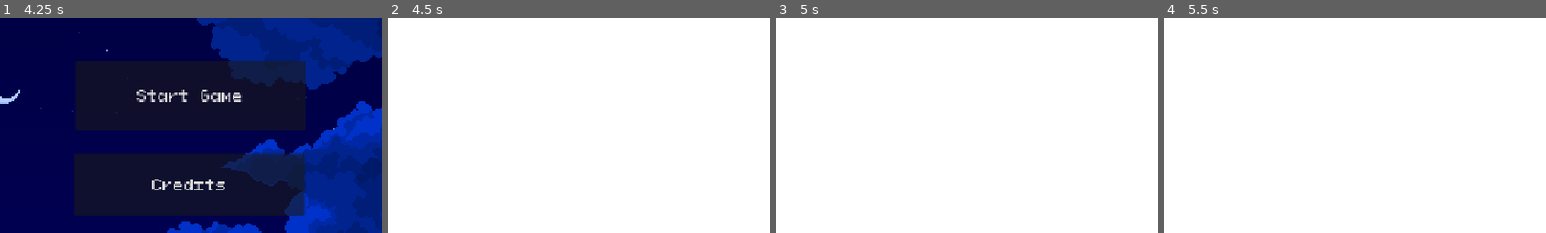
Above: before the commit, frames 1-4 (left to right).
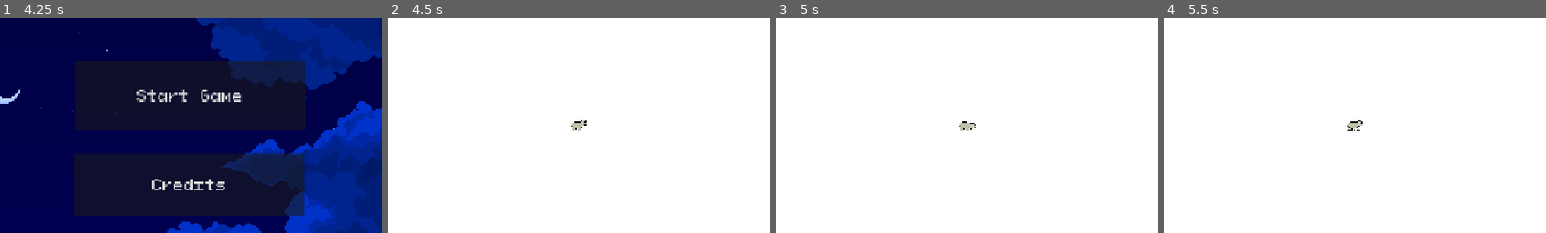
Above: after the commit, the same moments.

Repository: teagan-git-hub/goat_game
Game: Godot game, scene res://Scenes/splash_screen.tscn
The game is run twice, just before and just after one commit, with the same random seed, the same clock (stepped at 60 frames per second) and the same inputs.
Inputs:
- Up to frame 1 (4.25 s): hold Right (right) 0.53-1.28 s; hold Down (down) 1.28-2.03 s; hold Right (right) 2.03-2.78 s; hold Up (up) 2.78-3.53 s; hold Left (left) from 3.53 s (still down)
- Up to frame 2 (4.5 s): release Left (left) at 4.25 s; click "Start Game" at 4.25 s
- Up to frame 3 (5 s): no input
- Up to frame 4 (5.5 s): tap Enter at 5 s; hold Left (left) from 5.03 s (still down)
The pictures show only the part of the screen within x 25-75%, y 24-74%; the shares and areas given below are measured in that part.

Frame 1 is identical in both runs. In frame 2, 0.1% of the frame differs, in the area x 48-52%, y 47-53%; in frame 3, 0.1%; in frame 4, 0.1%.

Commit message:
Add player character with movement
Create a Player scene with animated sprite, collision, and camera. Implement player movement using keyboard input and animation switching between walk and idle states.

Diff:
--- a/Scenes/openworld.tscn
+++ b/Scenes/openworld.tscn
@@ -1,4 +1,6 @@
 [gd_scene format=3 uid="uid://b7k4rlnkiqq3m"]
+
+[ext_resource type="PackedScene" uid="uid://dsb1y34cerphy" path="res://Scenes/player.tscn" id="1_ekiqp"]
 
 [node name="Game" type="Node2D" unique_id=709867521]
 y_sort_enabled = true
@@ -16,6 +18,8 @@
 [node name="Timer" type="Timer" parent="." unique_id=489118454]
 wait_time = 0.25
 autostart = true
+
+[node name="Player" parent="." unique_id=2116262629 instance=ExtResource("1_ekiqp")]
 
 [node name="GameOver" type="CanvasLayer" parent="." unique_id=1268377885]
 unique_name_in_owner = true
--- /dev/null
+++ b/Scenes/player.tscn
@@ -0,0 +1,124 @@
+[gd_scene format=3 uid="uid://dsb1y34cerphy"]
+
+[ext_resource type="Script" uid="uid://fh4eq5x46y25" path="res://Scripts/player.gd" id="1_cvnsp"]
+[ext_resource type="Texture2D" uid="uid://dof8c6eptivap" path="res://assets/animals_pixel_art_pack_free/sprites/Sheep.png" id="1_v0iea"]
+
+[sub_resource type="AtlasTexture" id="AtlasTexture_8erm5"]
+atlas = ExtResource("1_v0iea")
+region = Rect2(0, 96, 32, 32)
+
+[sub_resource type="AtlasTexture" id="AtlasTexture_f1ek2"]
+atlas = ExtResource("1_v0iea")
+region = Rect2(32, 96, 32, 32)
+
+[sub_resource type="AtlasTexture" id="AtlasTexture_tx1dd"]
+atlas = ExtResource("1_v0iea")
+region = Rect2(64, 96, 32, 32)
+
+[sub_resource type="AtlasTexture" id="AtlasTexture_gymyn"]
+atlas = ExtResource("1_v0iea")
+region = Rect2(96, 96, 32, 32)
+
+[sub_resource type="AtlasTexture" id="AtlasTexture_pu2lt"]
+atlas = ExtResource("1_v0iea")
+region = Rect2(128, 96, 32, 32)
+
+[sub_resource type="AtlasTexture" id="AtlasTexture_ukyrk"]
+atlas = ExtResource("1_v0iea")
+region = Rect2(160, 96, 32, 32)
+
+[sub_resource type="AtlasTexture" id="AtlasTexture_7dp3o"]
+atlas = ExtResource("1_v0iea")
+region = Rect2(192, 96, 32, 32)
+
+[sub_resource type="AtlasTexture" id="AtlasTexture_cvnsp"]
+atlas = ExtResource("1_v0iea")
+region = Rect2(0, 32, 32, 32)
+
+[sub_resource type="AtlasTexture" id="AtlasTexture_6t5aa"]
+atlas = ExtResource("1_v0iea")
+region = Rect2(32, 32, 32, 32)
+
+[sub_resource type="AtlasTexture" id="AtlasTexture_vgqql"]
+atlas = ExtResource("1_v0iea")
+region = Rect2(64, 32, 32, 32)
+
+[sub_resource type="AtlasTexture" id="AtlasTexture_fkybt"]
+atlas = ExtResource("1_v0iea")
+region = Rect2(96, 32, 32, 32)
+
+[sub_resource type="AtlasTexture" id="AtlasTexture_x3wgy"]
+atlas = ExtResource("1_v0iea")
+region = Rect2(128, 32, 32, 32)
+
+[sub_resource type="AtlasTexture" id="AtlasTexture_3smsa"]
+atlas = ExtResource("1_v0iea")
+region = Rect2(160, 32, 32, 32)
+
+[sub_resource type="SpriteFrames" id="SpriteFrames_tgcg2"]
+animations = [{
+"frames": [{
+"duration": 1.0,
+"texture": SubResource("AtlasTexture_8erm5")
+}, {
+"duration": 1.0,
+"texture": SubResource("AtlasTexture_f1ek2")
+}, {
+"duration": 1.0,
+"texture": SubResource("AtlasTexture_tx1dd")
+}, {
+"duration": 1.0,
+"texture": SubResource("AtlasTexture_gymyn")
+}, {
+"duration": 1.0,
+"texture": SubResource("AtlasTexture_pu2lt")
+}, {
+"duration": 1.0,
+"texture": SubResource("AtlasTexture_ukyrk")
+}, {
+"duration": 1.0,
+"texture": SubResource("AtlasTexture_7dp3o")
+}],
+"loop": 1,
+"name": &"idle_animation",
+"speed": 5.0
+}, {
+"frames": [{
+"duration": 1.0,
+"texture": SubResource("AtlasTexture_cvnsp")
+}, {
+"duration": 1.0,
+"texture": SubResource("AtlasTexture_6t5aa")
+}, {
+"duration": 1.0,
+"texture": SubResource("AtlasTexture_vgqql")
+}, {
+"duration": 1.0,
+"texture": SubResource("AtlasTexture_fkybt")
+}, {
+"duration": 1.0,
+"texture": SubResource("AtlasTexture_x3wgy")
+}, {
+"duration": 1.0,
+"texture": SubResource("AtlasTexture_3smsa")
+}],
+"loop": 1,
+"name": &"walk_animation",
+"speed": 5.0
+}]
+
+[sub_resource type="CircleShape2D" id="CircleShape2D_qtiiy"]
+
+[node name="Player" type="CharacterBody2D" unique_id=2116262629]
+script = ExtResource("1_cvnsp")
+
+[node name="AnimatedSprite2D" type="AnimatedSprite2D" parent="." unique_id=1595521246]
+position = Vector2(5, -16)
+sprite_frames = SubResource("SpriteFrames_tgcg2")
+animation = &"idle_animation"
+
+[node name="CollisionShape2D" type="CollisionShape2D" parent="." unique_id=393453400]
+position = Vector2(1, -9)
+shape = SubResource("CircleShape2D_qtiiy")
+
+[node name="Camera2D" type="Camera2D" parent="." unique_id=735661709]
--- /dev/null
+++ b/Scripts/player.gd
@@ -0,0 +1,12 @@
+extends CharacterBody2D
+@onready var goat_2d: AnimatedSprite2D = $AnimatedSprite2D
+
+func _physics_process(delta: float) -> void:
+	var direction=Input.get_vector("left", "right", "up", "down")
+	velocity=direction*800
+	move_and_slide()
+
+	if velocity.length()>0.0:
+		goat_2d.play("walk_animation")
+	else:
+		goat_2d.play("idle_animation")
Not shown, added: Scripts/player.gd.uid
